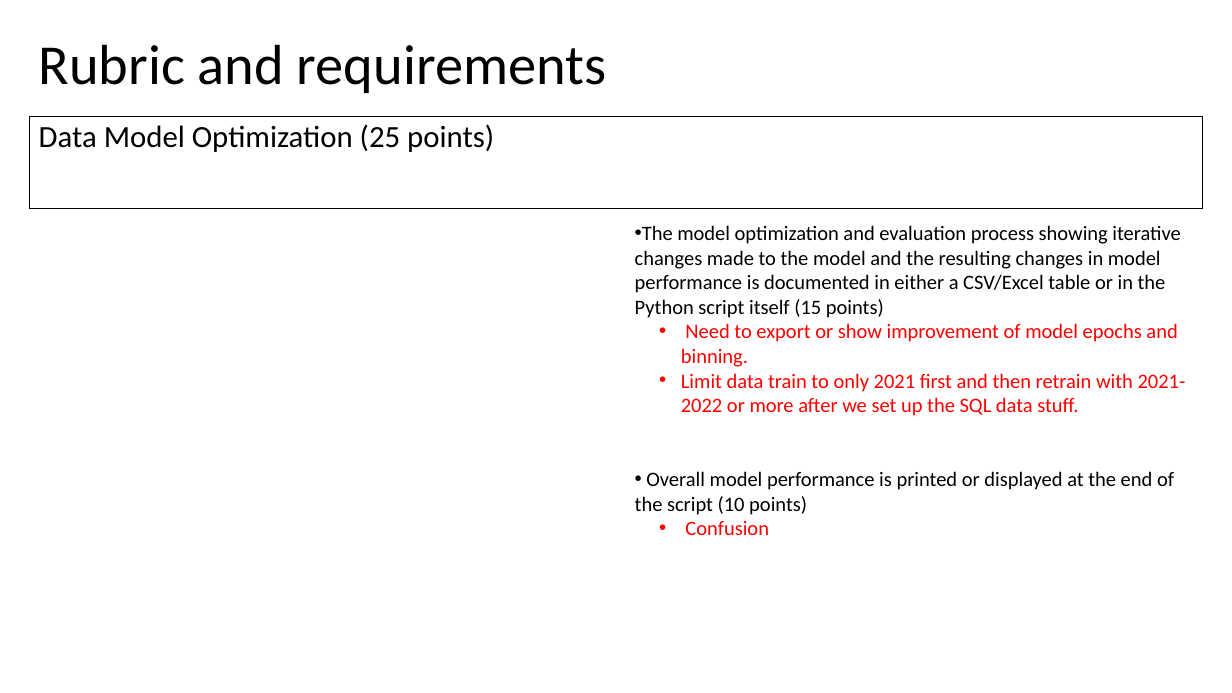
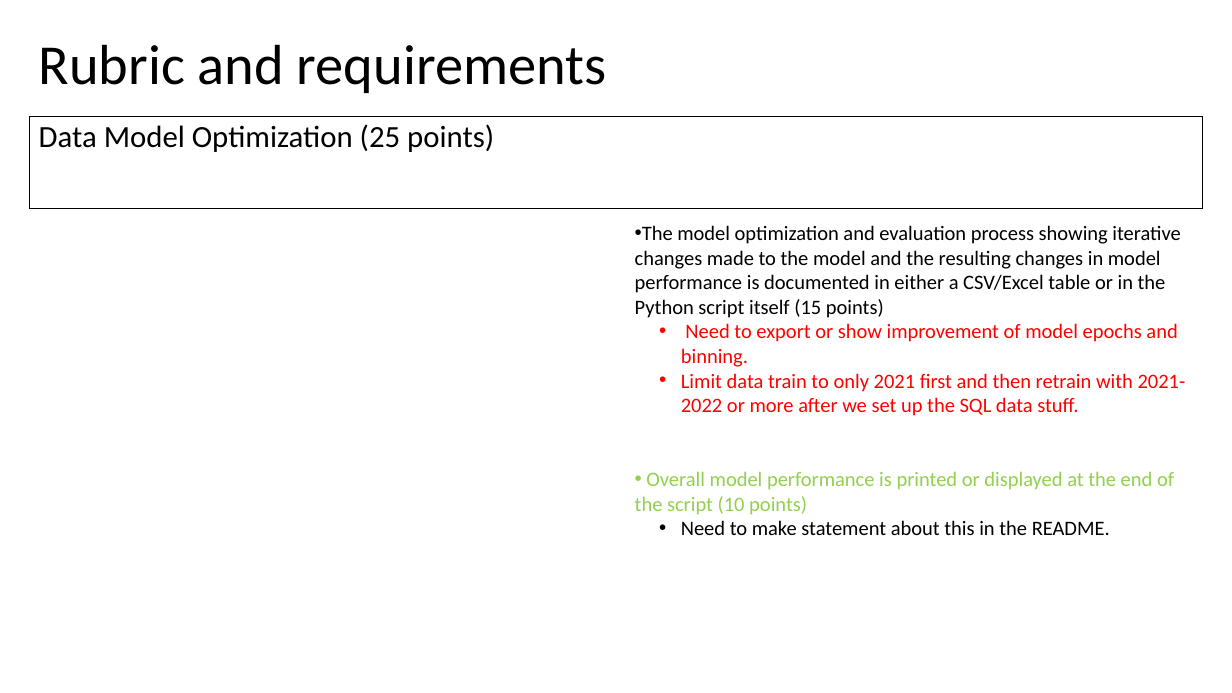
Before and after one commit to Evdawg/Project_4_FF_ML, a slide deck: slide 9 of Project_3_outline.pptm (slide 8 before the commit). Drawn at 1232x693 pixels with LibreOffice and Linux fonts; fonts in the diff are those of the drawing. Boxes give left, top, right and bottom in pixels: in the first picture for what was removed or moved away, otherwise in the second. Text is boxed around its words. In the diff, an @@ line names an element or a change of style, - is before the commit and + after.

```diff
--- a/Project_3_outline.pptm
+++ b/Project_3_outline.pptm
@@ text at bbox=[635, 471, 1174, 515]: text colour #000000 to #92D050 in "Overall model performance is printed or displayed ..." @@
@@ text at bbox=[681, 520, 1110, 535]: text changed; text colour #FF0000 to #000000 @@
-  • Confusion
+  • Need to make statement about this in the README.
```
Also in this commit, not shown: 3 other slides changed, 1 slide added, 1 other file.
